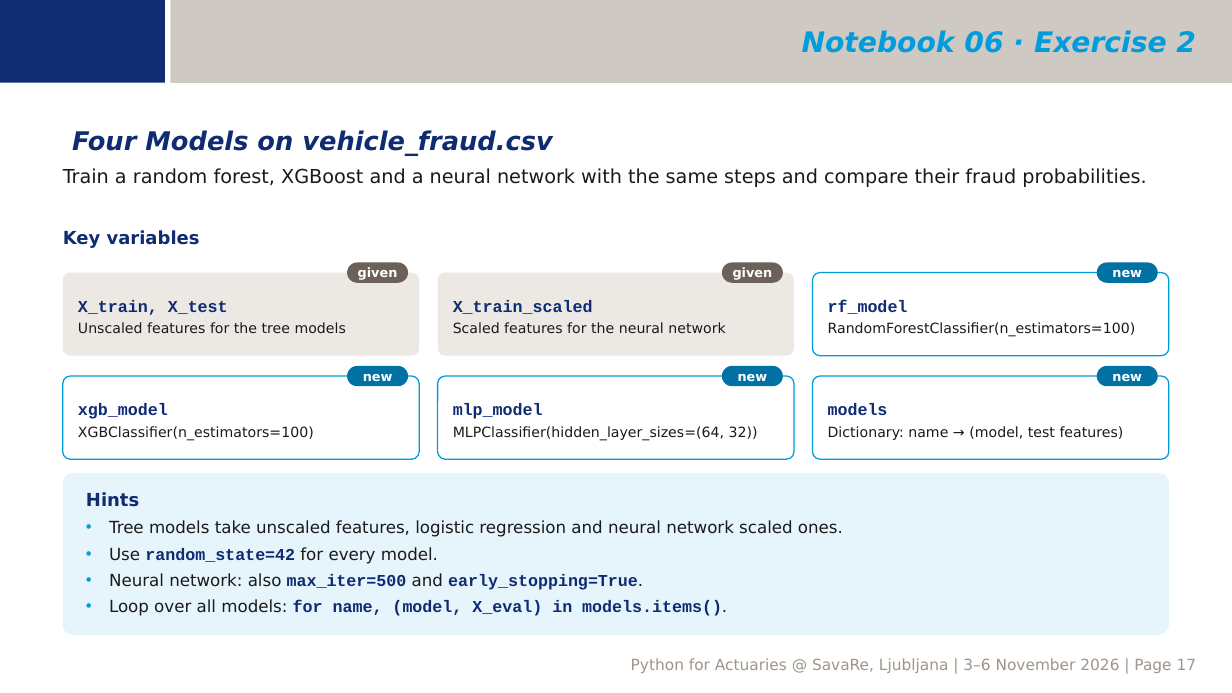
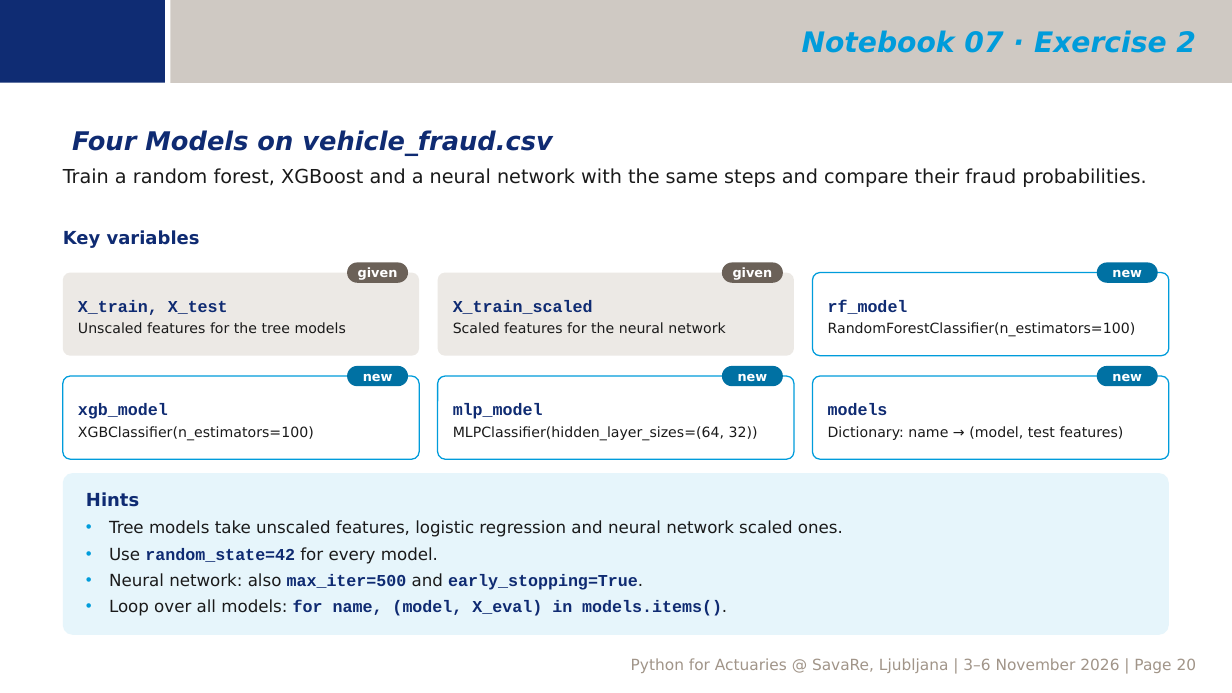
Before and after one commit to ktnspr/py4lju, a slide deck: slide 20 of 00_seminar_intro.pptx (slide 17 before the commit). Drawn at 1232x693 pixels with LibreOffice and Linux fonts; fonts in the diff are those of the drawing; background and template pictures are left out. Boxes give left, top, right and bottom in pixels: in the first picture for what was removed or moved away, otherwise in the second. Text is boxed around its words. In the diff, an @@ line names an element or a change of style, - is before the commit and + after.

```diff
--- a/00_seminar_intro.pptx
+++ b/00_seminar_intro.pptx
@@ text at bbox=[802, 30, 1196, 53]: text changed @@
-Notebook 06 · Exercise 2
+Notebook 07 · Exercise 2
@@ text at bbox=[631, 658, 1197, 673]: text changed @@
-Python for Actuaries @ SavaRe, Ljubljana | 3–6 November 2026 | Page 17
+Python for Actuaries @ SavaRe, Ljubljana | 3–6 November 2026 | Page 20
```
Also in this commit, not shown: 10 other slides changed, 6 slides added, 24 other files.
